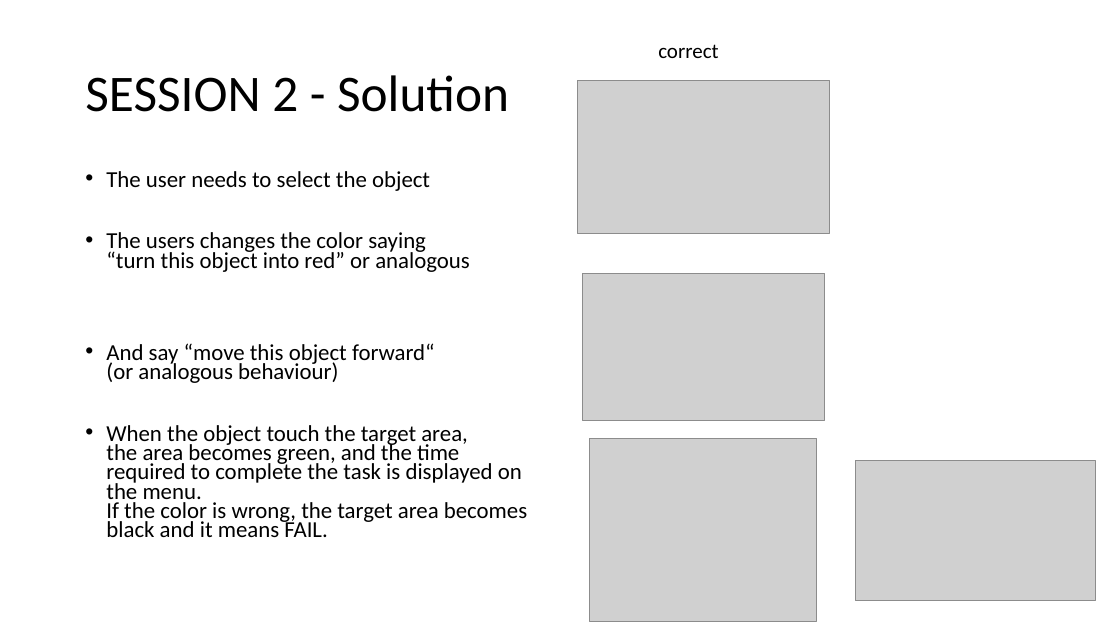
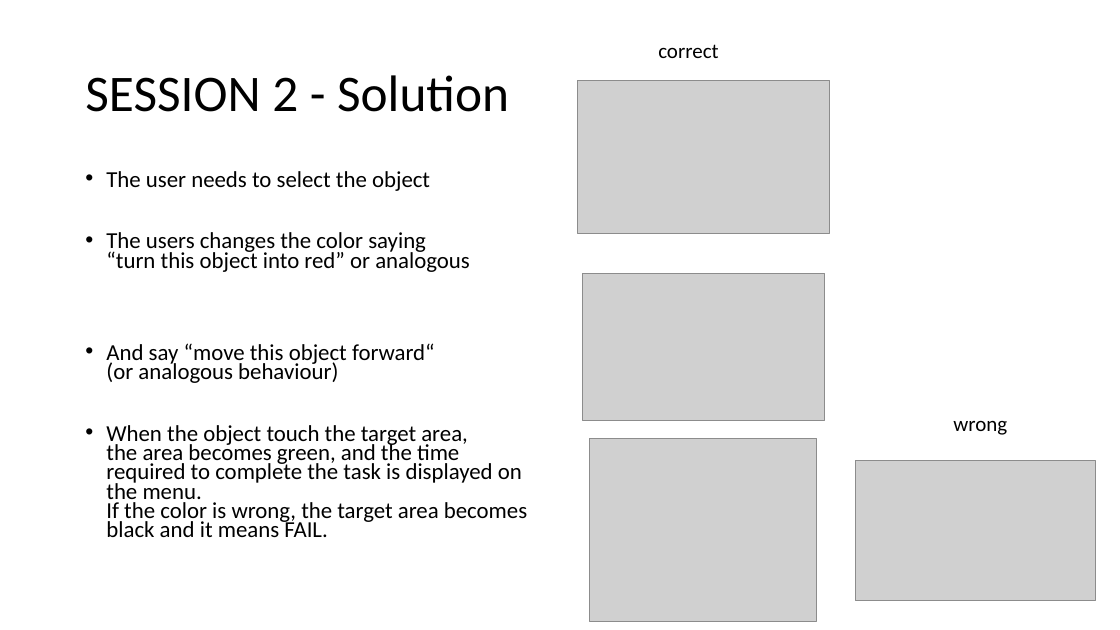
Before and after one commit to dgiunchi/Real-Time-Immersive-Speech-Programming, a slide deck: slide 10 of RealTimeImmersiveSpeechProgramming.pptx. Drawn at 1120x630 pixels with LibreOffice and Linux fonts; fonts in the diff are those of the drawing; grey boxes stand for pictures. Boxes give left, top, right and bottom in pixels: in the first picture for what was removed or moved away, otherwise in the second. Text is boxed around its words. In the diff, an @@ line names an element or a change of style, - is before the commit and + after.

```diff
--- a/RealTimeImmersiveSpeechProgramming.pptx
+++ b/RealTimeImmersiveSpeechProgramming.pptx
@@ text added at bbox=[953, 421, 1007, 435], 18 pt, text #000000 @@
+wrong
```
Also in this commit, not shown: 1 slide added, 5 other files.
